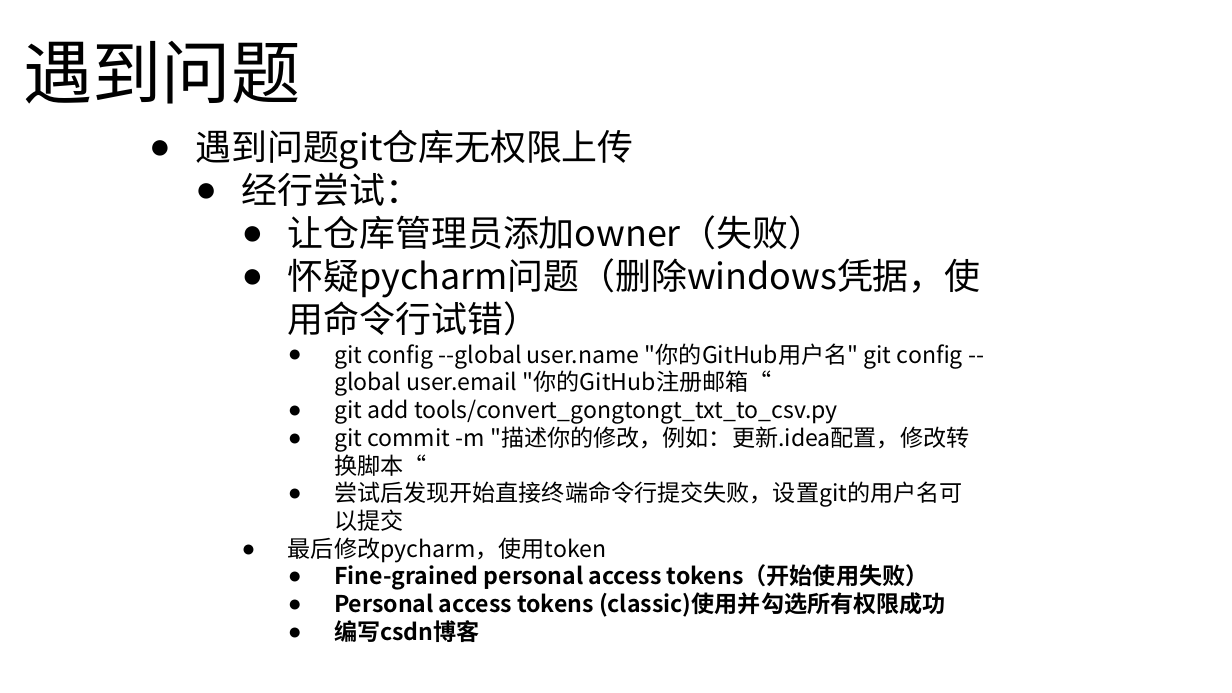
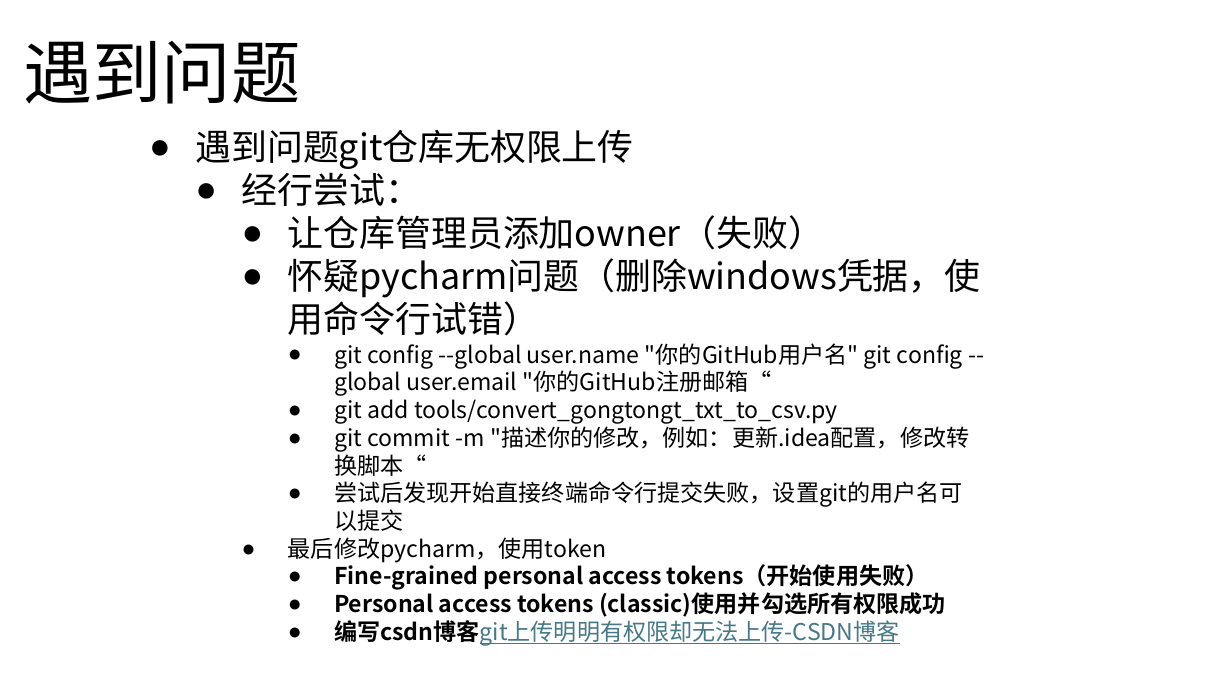
Before and after one commit to C32-SoundTech/SoundTech, a slide deck: slide 11 of docs/yuz/1009汇报.pptx. Drawn at 1232x693 pixels with LibreOffice and Linux fonts; fonts in the diff are those of the drawing. Boxes give left, top, right and bottom in pixels: in the first picture for what was removed or moved away, otherwise in the second. Text is boxed around its words. In the diff, an @@ line names an element or a change of style, - is before the commit and + after.

Commit message:
ppt

```diff
--- a/docs/yuz/1009汇报.pptx
+++ b/docs/yuz/1009汇报.pptx
@@ text at bbox=[334, 620, 900, 646]: text changed; text colour #000000 to #467886; bold off @@
-      ● 编写csdn博客
+      ● 编写csdn博客git上传明明有权限却无法上传-CSDN博客
```
Also in this commit, not shown: 1 other slide changed.
